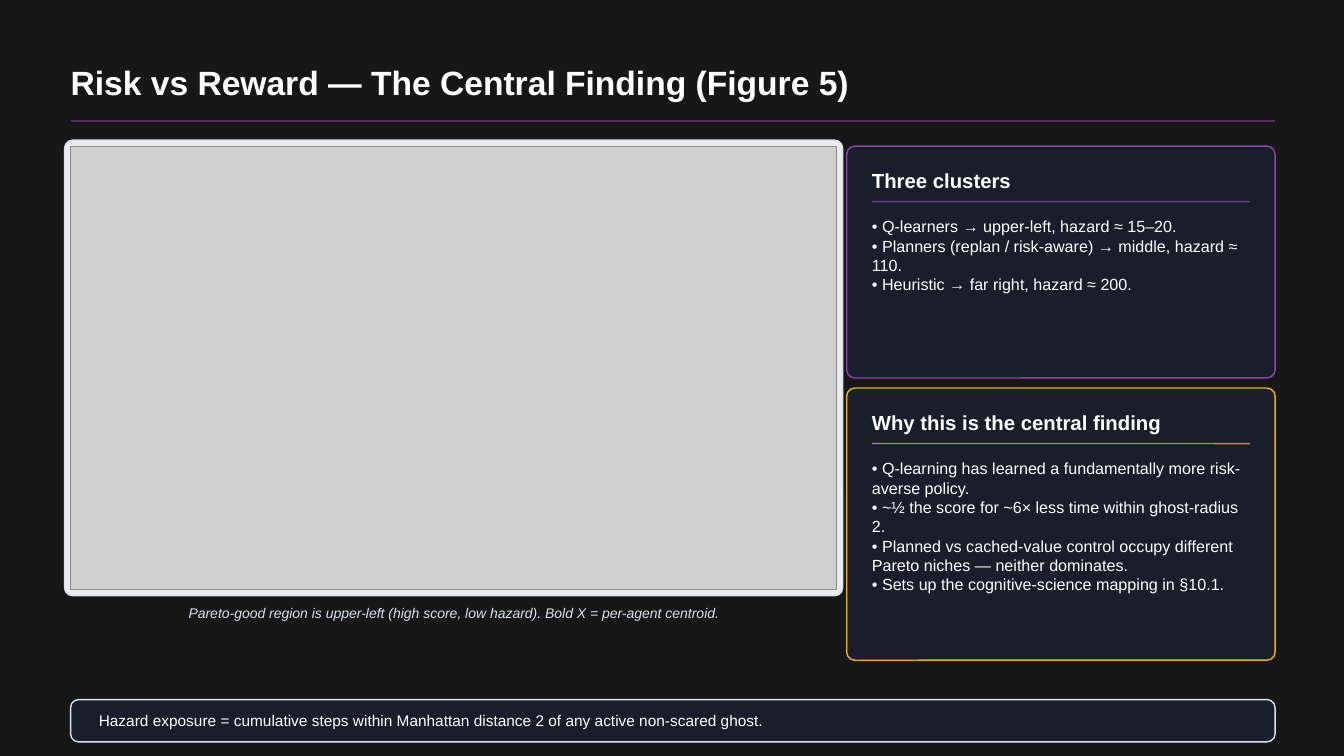
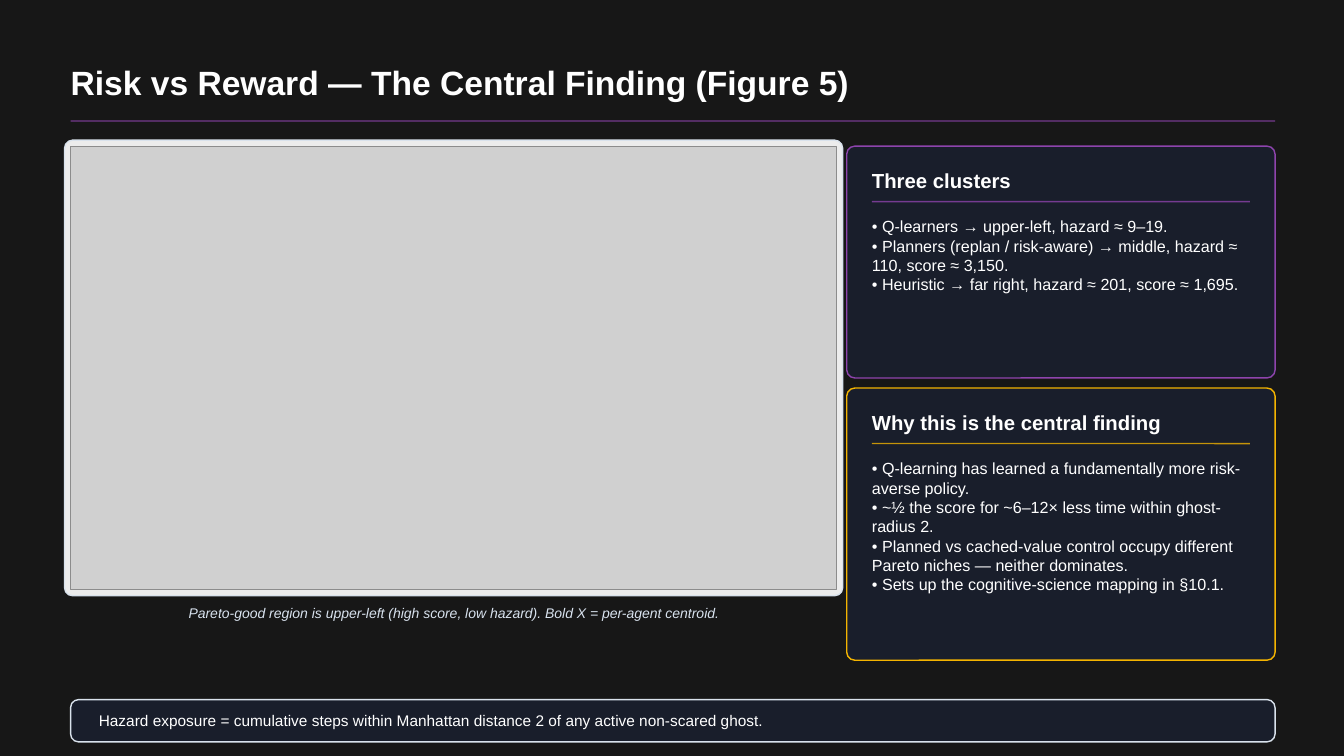
Before and after one commit to RichardFeng000/cs520-project, a slide deck: slide 6 of final_ppt/pacman_rl_final.pptx. Drawn at 1344x756 pixels with LibreOffice and Linux fonts; fonts in the diff are those of the drawing; grey boxes stand for pictures; background and template pictures are left out; a plain dark background stands for a picture behind light text. Boxes give left, top, right and bottom in pixels: in the first picture for what was removed or moved away, otherwise in the second. Text is boxed around its words. In the diff, an @@ line names an element or a change of style, - is before the commit and + after.

Commit message:
refresh final deck with notebook figures and updated stats
- swap fig01/03/05/07 in pacman_rl_final.pptx for the PNGs rendered
  inline by monte_carlo_analysis.ipynb after the per-agent death-policy
  re-eval (n=50, seed=1000)
- update headline numbers in build_ppt.js (mean scores, hazard ratios,
  best run, TTF) to match the new summary_n50_seed1000.json
- check the regenerated notebooks/figures/ PNGs into the repo

```diff
--- a/final_ppt/pacman_rl_final.pptx
+++ b/final_ppt/pacman_rl_final.pptx
@@ text at (872, 220, 1239, 294): text changed @@
-• Q-learners → upper-left, hazard ≈ 15–20.
-• Planners (replan / risk-aware) → middle, hazard ≈ 110.
-• Heuristic → far right, hazard ≈ 200.
+• Q-learners → upper-left, hazard ≈ 9–19.
+• Planners (replan / risk-aware) → middle, hazard ≈ 110, score ≈ 3,150.
+• Heuristic → far right, hazard ≈ 201, score ≈ 1,695.
@@ text at (872, 501, 1221, 532): text changed @@
-• ~½ the score for ~6× less time within ghost-radius 2.
+• ~½ the score for ~6–12× less time within ghost-radius 2.
```
Also in this commit, not shown: 5 other slides changed, 11 other files.
